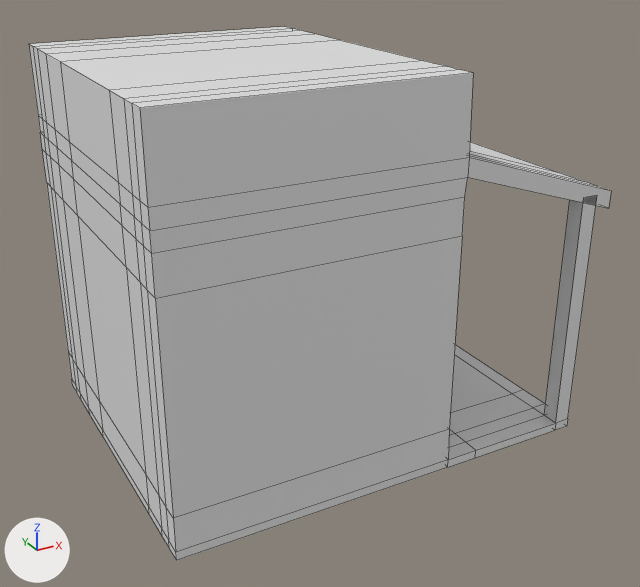
The Blender file Q2PMB/Assets/Dylan/ShopPlaceholder.blend as it was, and as the next commit left it.
One viewpoint serves both versions: a 50 mm camera at (-6.89, -15.45, 8.43) aimed at (1.72, 0.2, 0.6). The axes (+X, +Y, +Z) are drawn at lower left. The lights are the same throughout. Mesh edges are drawn as thin lines.
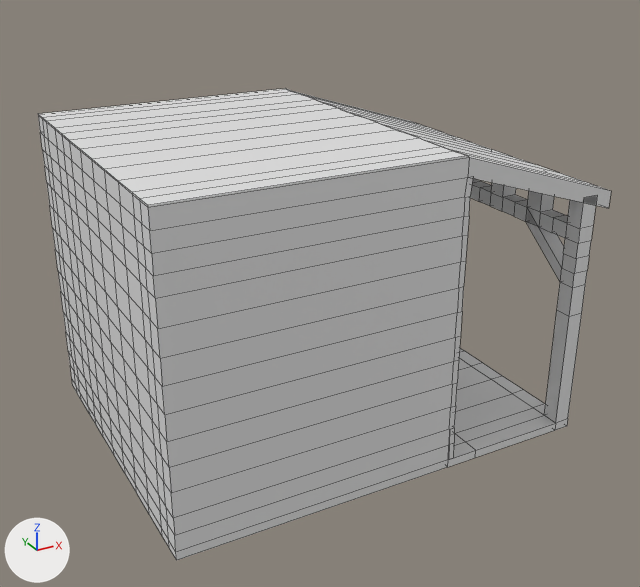
What differs and where, as boxes [x1, y1, x2, y2] in the pictures (640 x 587 px):
```json
{"object": "Cube", "change": "reshaped", "before": [29, 27, 611, 560], "after": [38, 89, 611, 560], "on screen": "12% shorter"}
{"part": 1, "of": "me_cube", "change": "built on", "before": [29, 27, 473, 207], "after": [38, 89, 597, 552]}
```

Scene script edits in JSON lines:
```json
{"block": "me_cube", "where": "# used by ob_cube; location = (0.0, 0.0, 0.0); scale = (3.0, 3.0, 3.0)"}
{"op": "remove", "block": "me_cube", "code": "me_cube.from_pydata(...)  # 224 vertices, 222 faces; spans x -1.0..2.25, y -1.0..1.42, z -0.81..1.91"}
{"op": "add", "block": "me_cube", "code": "me_cube.from_pydata(...)  # 810 vertices, 808 faces; spans x -1.0..2.25, y -1.0..1.42, z -0.81..1.42"}
{"block": "me_cube", "change": "me_cube part 1: 16 vertices moved from x -1.0..1.0, y -1.0..1.42, z 1.91 to x -1.0..1.0, y -1.0..1.42, z 1.42; 2 vertices removed from x -1.0..1.0, y 0.54, z 1.91; 588 vertices added at x -1.0..2.25, y -1.0..1.42, z -0.81..1.42"}
```
